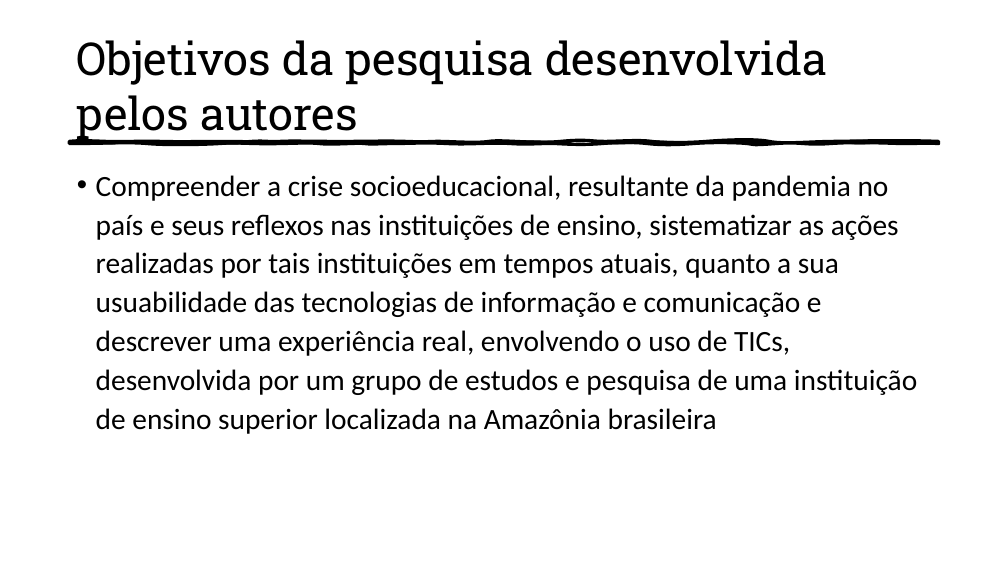
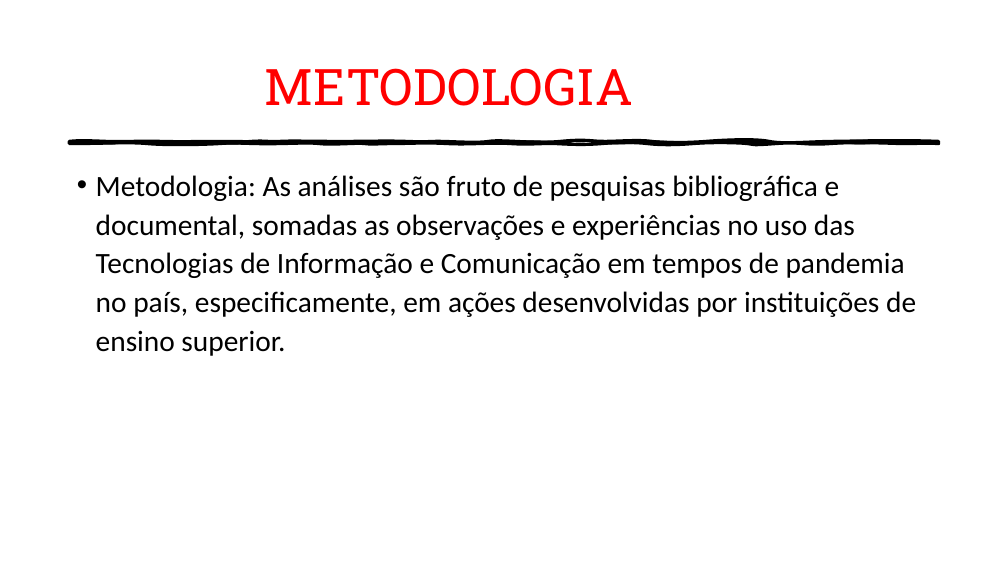
Before and after one commit to Luis-HCarvalho/pts-artigo-sintese, a slide deck: slide 5 of Apresentacao.pptx (slide 3 before the commit). Drawn at 1008x567 pixels with LibreOffice and Linux fonts; fonts in the diff are those of the drawing. Boxes give left, top, right and bottom in pixels: in the first picture for what was removed or moved away, otherwise in the second. Text is boxed around its words. In the diff, an @@ line names an element or a change of style, - is before the commit and + after.

```diff
--- a/Apresentacao.pptx
+++ b/Apresentacao.pptx
@@ title at (265,68,634,106): text changed; size 43.2 to 48 pt; text colour #000000 to #FF0000 @@
-Objetivos da pesquisa desenvolvida
-pelos autores
+METODOLOGIA
@@ text at (96,175,916,356): text changed @@
-• Compreender a crise socioeducacional, resultante da pandemia no país e seus reflexos nas instituições de ensino, sistematizar as ações realizadas por tais instituições em tempos atuais, quanto a sua usuabilidade das tecnologias de informação e comunicação e descrever uma experiência real, envolvendo o uso de TICs, desenvolvida por um grupo de estudos e pesquisa de uma instituição de ensino superior localizada na Amazônia brasileira
+• Metodologia: As análises são fruto de pesquisas bibliográfica e documental, somadas as observações e experiências no uso das Tecnologias de Informação e Comunicação em tempos de pandemia no país, especificamente, em ações desenvolvidas por instituições de ensino superior.
```
Also in this commit, not shown: 2 other slides changed, 1 slide added.
